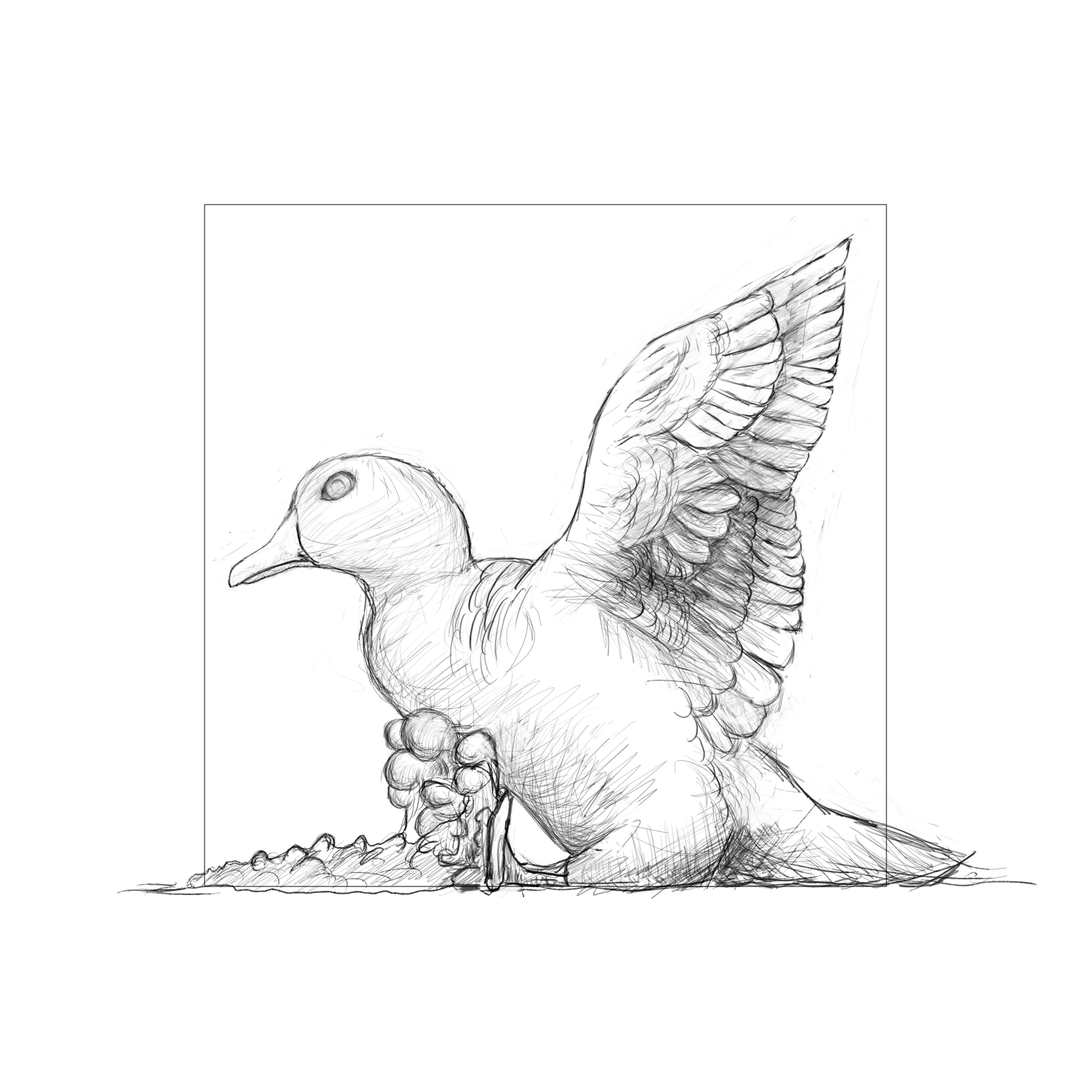
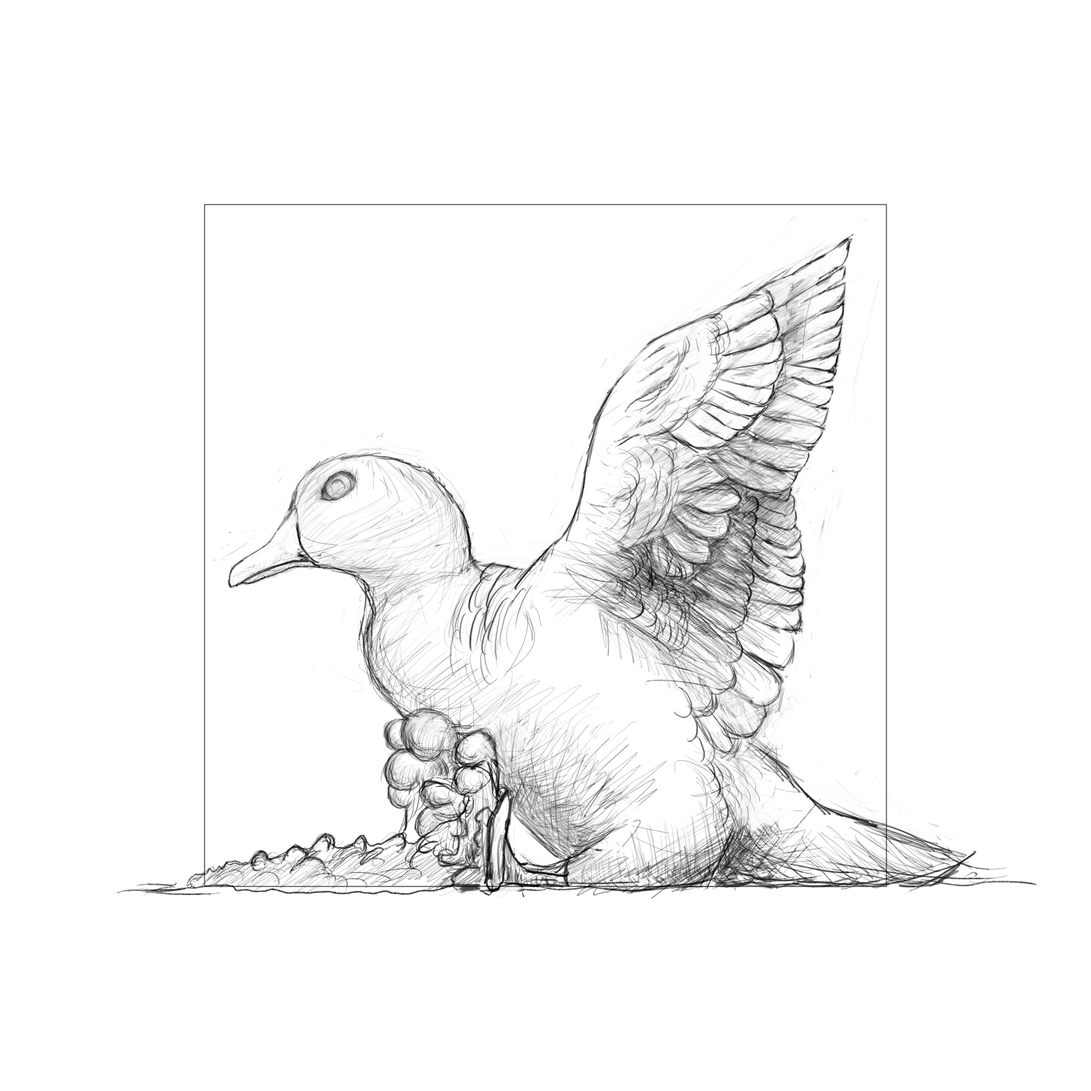
Layer changes from the first (1091, 1091) image to the second:
painted on "Sketch side detail" over box(467, 550, 606, 862)
